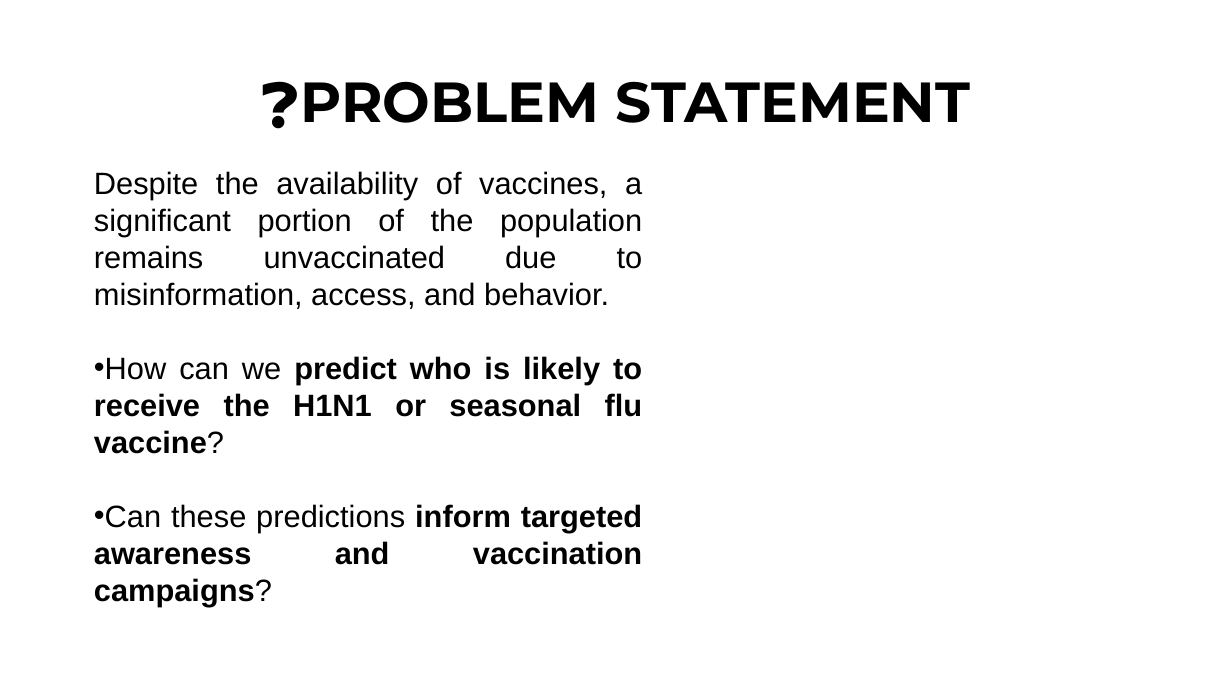
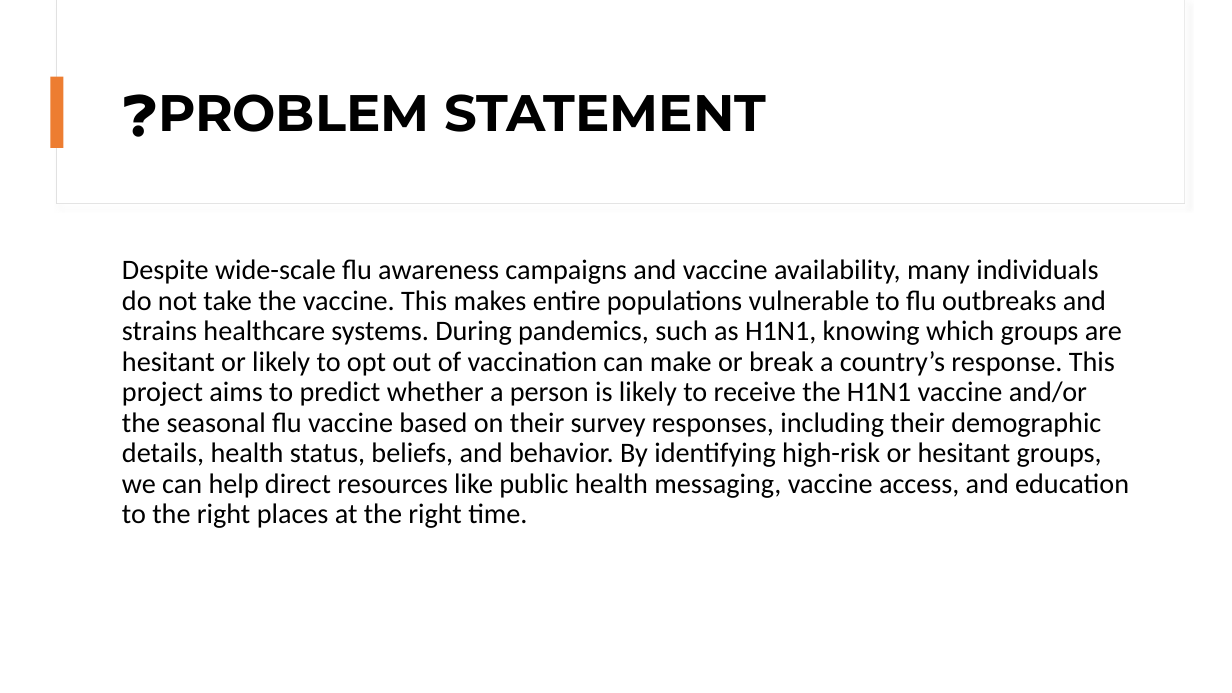
Before and after one commit to JemmyKuria/Vaccine_Project, a slide deck: slide 4 of PREDICTING VACCINE UPTAKE.pptx (slide 5 before the commit). Drawn at 1232x693 pixels with LibreOffice and Linux fonts; fonts in the diff are those of the drawing. Boxes give left, top, right and bottom in pixels: in the first picture for what was removed or moved away, otherwise in the second. Text is boxed around its words. In the diff, an @@ line names an element or a change of style, - is before the commit and + after.

```diff
--- a/PREDICTING VACCINE UPTAKE.pptx
+++ b/PREDICTING VACCINE UPTAKE.pptx
@@ rectangle added at (56, 0, 1185, 204), fill #FFFFFF, outline #E1E1E1 0.75 pt @@
@@ rectangle added at (57, 0, 1185, 203), fill #FFFFFF @@
@@ title "❓PROBLEM STATEMENT": place and size @@
-title "❓PROBLEM STATEMENT" at (261, 81, 971, 129)
+title "❓PROBLEM STATEMENT" at (122, 94, 766, 137)
@@ title "❓PROBLEM STATEMENT" at (122, 94, 766, 137): size 44 to 40 pt; alignment centre to left @@
@@ rectangle added at (51, 77, 64, 148), fill #ED7D31 @@
@@ text "Despite wide-scale flu awareness campaigns ..." at (122, 259, 1129, 528): vertical alignment middle to top @@
@@ text at (122, 259, 1129, 528): text changed; size 24 to 22 pt; font Arial to Calibri @@
-Despite the availability of vaccines, a significant portion of the population remains unvaccinated due to misinformation, access, and behavior.
-• How can we predict who is likely to receive the H1N1 or seasonal flu vaccine?
-• Can these predictions inform targeted awareness and vaccination campaigns?
+Despite wide-scale flu awareness campaigns and vaccine availability, many individuals do not take the vaccine. This makes entire populations vulnerable to flu outbreaks and strains healthcare systems. During pandemics, such as H1N1, knowing which groups are hesitant or likely to opt out of vaccination can make or break a country’s response. This project aims to predict whether a person is likely to receive the H1N1 vaccine and/or the seasonal flu vaccine based on their survey responses, including their demographic details, health status, beliefs, and behavior. By identifying high-risk or hesitant groups, we can help direct resources like public health messaging, vaccine access, and education to the right places at the right time.
```
Also in this commit, not shown: 5 other slides changed, 5 slides added, 7 slides removed, 1 other file.
